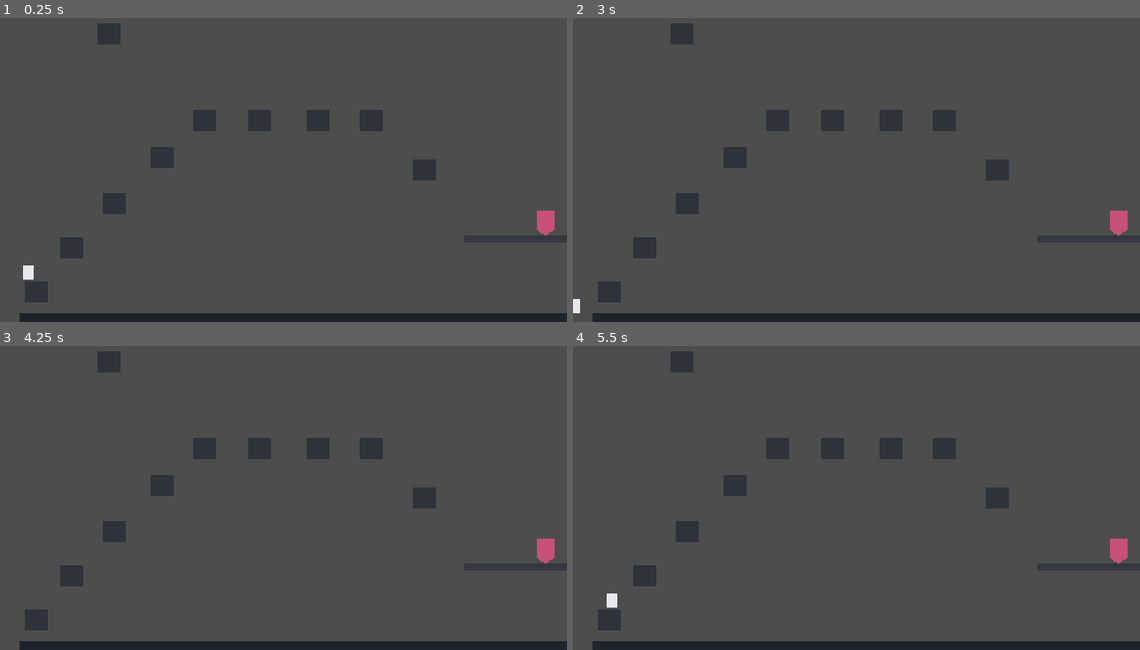
Above: before the commit, frames 1-4 (two rows, left to right).
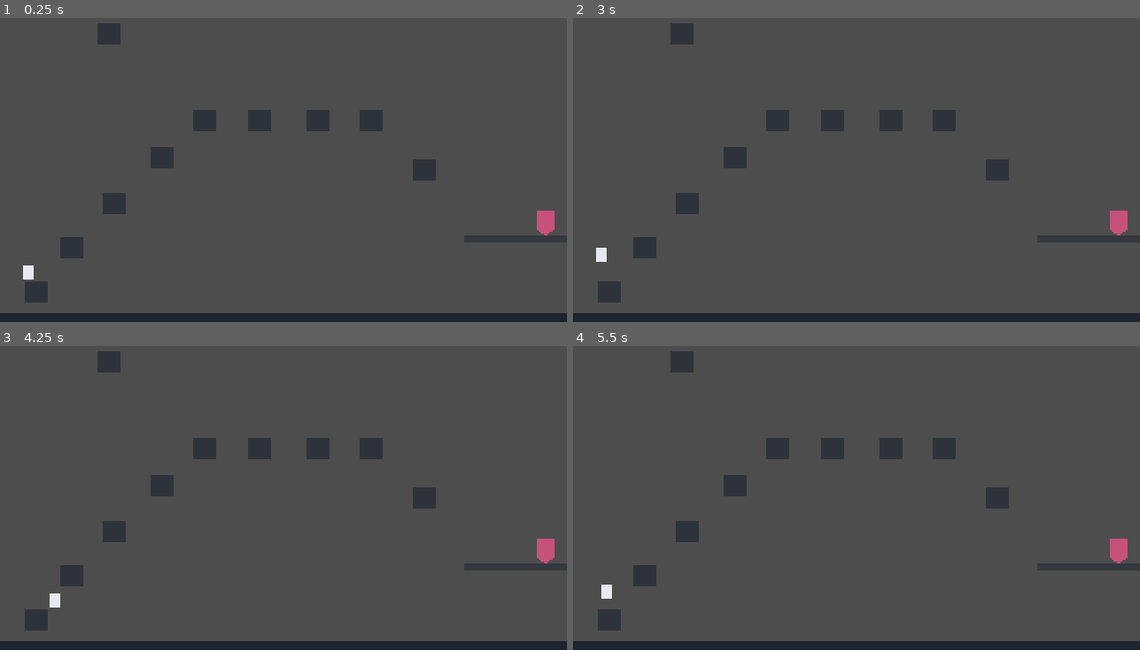
Above: after the commit, the same moments.

Repository: Amrr233/WhileTrue
Game: Godot game, scene res://scenes/levels/recycle_bin.tscn
The game is run twice, just before and just after one commit, with the same random seed, the same clock (stepped at 60 frames per second) and the same inputs. This scene is started directly instead of the project's main scene.
Inputs (mouse positions are in pixels of both pictures, inside the frame that each line leads up to):
- Up to frame 1 (0.25 s): no input
- Up to frame 2 (3 s): tap Enter at 0.5 s; move the mouse to (981, 145) at 0.52 s; hold D (right) 0.53-2.03 s; tap J (attack) at 0.6, 2.1 s; tap Space (jump) at 0.77, 1.52 s; move the mouse to (743, 179) at 1.27 s; tap E (interact) at 1.35, 2.85 s; move the mouse to (913, 94) at 2.02 s; hold A (left) 2.03-2.78 s; move the mouse to (828, 227) at 2.77 s; hold D (right) from 2.78 s (still down)
- Up to frame 3 (4.25 s): keep holding D (right); tap Space (jump) at 3.02, 3.77 s; move the mouse to (453, 537) at 3.52 s; tap J (attack) at 3.6 s
- Up to frame 4 (5.5 s): move the mouse to (686, 443) at 4.27 s; release D (right) at 4.28 s; hold A (left) 4.28-5.03 s; tap E (interact) at 4.35 s; tap Space (jump) at 4.52 s; move the mouse to (884, 491) at 5.02 s; hold D (right) from 5.03 s (still down); tap J (attack) at 5.1 s

The runs differ from the first frame. In frame 1, 0.1% of the frame differs, in the area x 0-4%, y 97-100%; in frame 2, 0.2%, in the area x 0-6%, y 75-100%; in frame 3, 0.2%; in frame 4, 0.2%.

Commit message:
Update recycle_bin.tscn

Diff:
--- a/scenes/levels/recycle_bin.tscn
+++ b/scenes/levels/recycle_bin.tscn
@@ -8,9 +8,6 @@
 [ext_resource type="PackedScene" path="res://scenes/interactables/level_exit.tscn" id="6_exit"]
 [ext_resource type="Script" uid="uid://d00faxjxrfjy5" path="res://scripts/interactables/moving_file_platform.gd" id="7_lbk5i"]
 
-[sub_resource type="RectangleShape2D" id="PlatformShapeFloor"]
-size = Vector2(18, 12)
-
 [sub_resource type="RectangleShape2D" id="PlatformShapeSmall"]
 size = Vector2(27.5, 21)
 
@@ -58,10 +55,9 @@
 
 [node name="CollisionShape2D" type="CollisionShape2D" parent="Ground" unique_id=1303422272]
 position = Vector2(-469, 0)
-shape = SubResource("PlatformShapeFloor")
 
 [node name="GroundVisual" type="ColorRect" parent="Ground" unique_id=145826868]
-offset_left = -460.0
+offset_left = -480.0
 offset_top = -6.0
 offset_right = 460.0
 offset_bottom = 6.0
